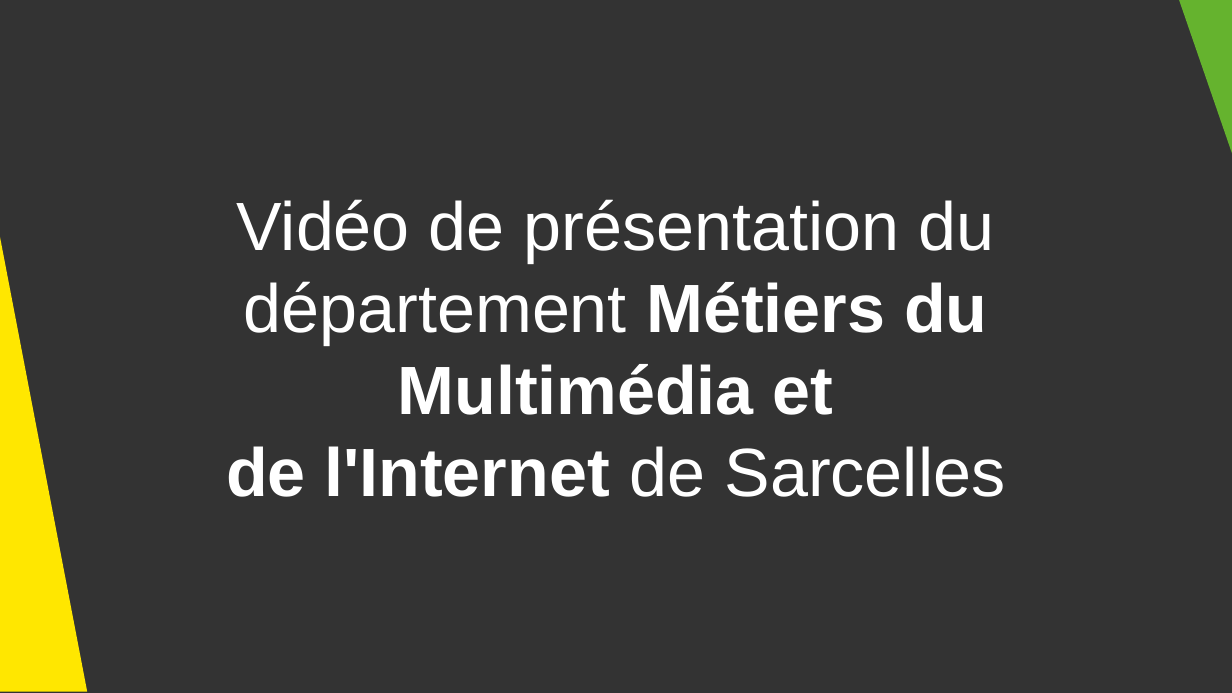
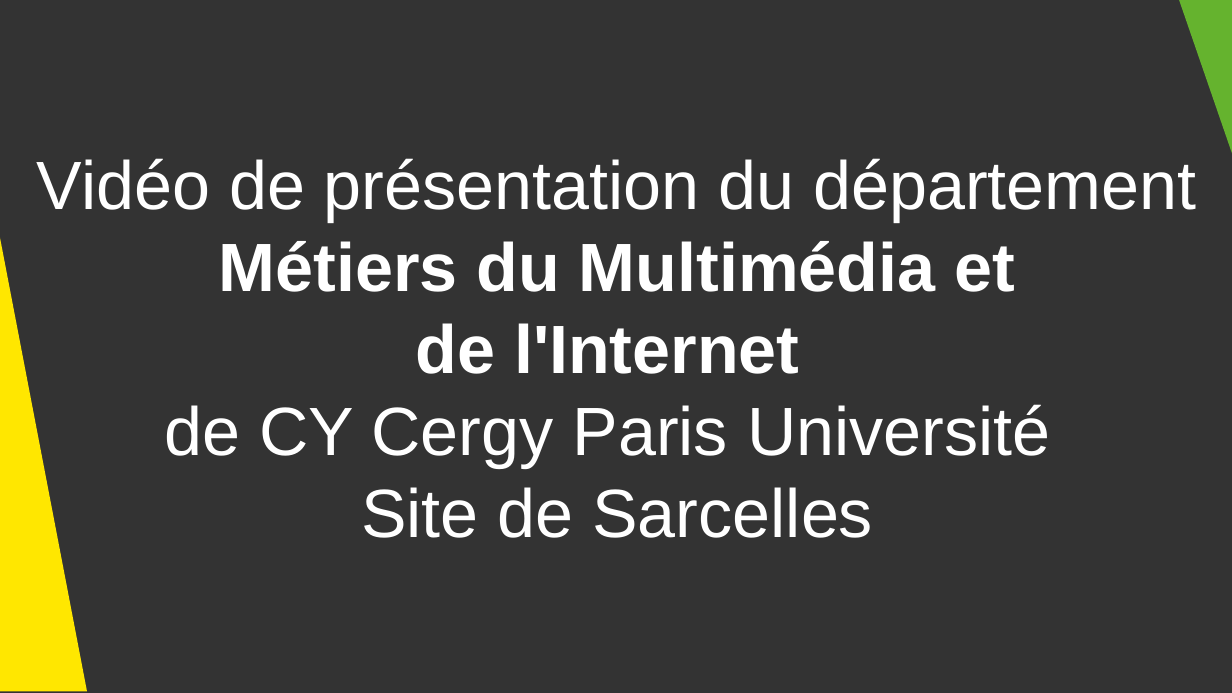
Before and after one commit to DanYellow/cours, a slide deck: slide 2 of presentation-formation-mmi/presentation.odp. Drawn at 1232x693 pixels with LibreOffice and Linux fonts; fonts in the diff are those of the drawing. Boxes give left, top, right and bottom in pixels: in the first picture for what was removed or moved away, otherwise in the second. Text is boxed around its words. In the diff, an @@ line names an element or a change of style, - is before the commit and + after.

```diff
--- a/presentation-formation-mmi/presentation.odp
+++ b/presentation-formation-mmi/presentation.odp
@@ title at bbox=[37, 158, 1196, 538]: text changed @@
-Vidéo de présentation du département Métiers du Multimédia et
-de l'Internet de Sarcelles
+Vidéo de présentation du département
+Métiers du Multimédia et
+de l'Internet
+de CY Cergy Paris Université
+Site de Sarcelles
```
Also in this commit, not shown: 9 other slides changed, 4 slides added, 7 other files.
